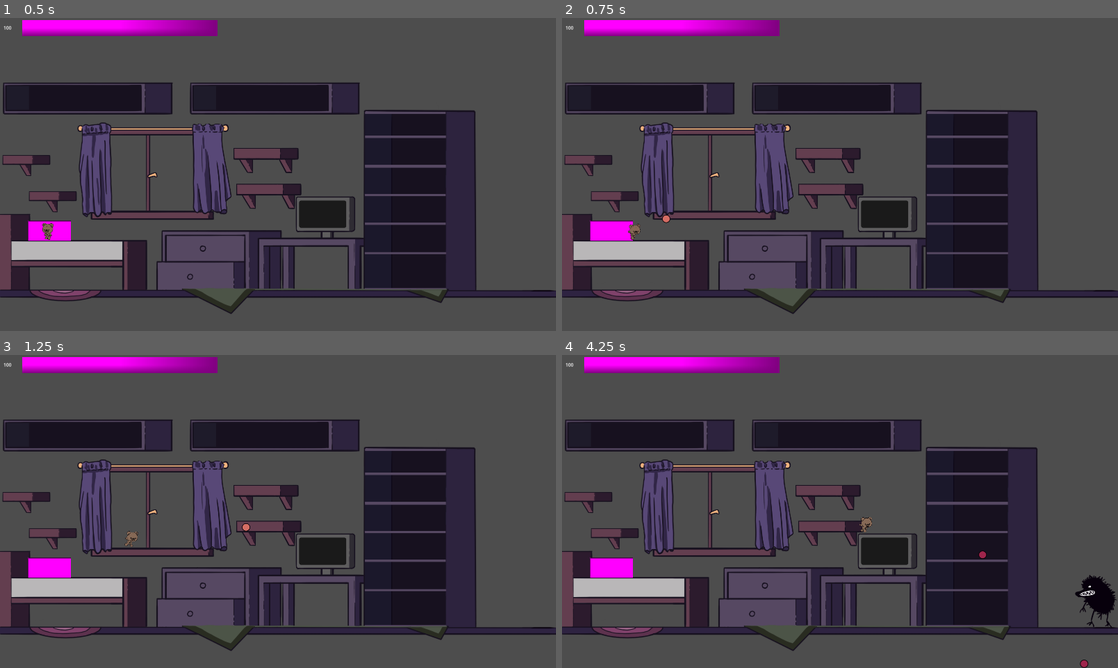
Above: before the commit, frames 1-4 (two rows, left to right).
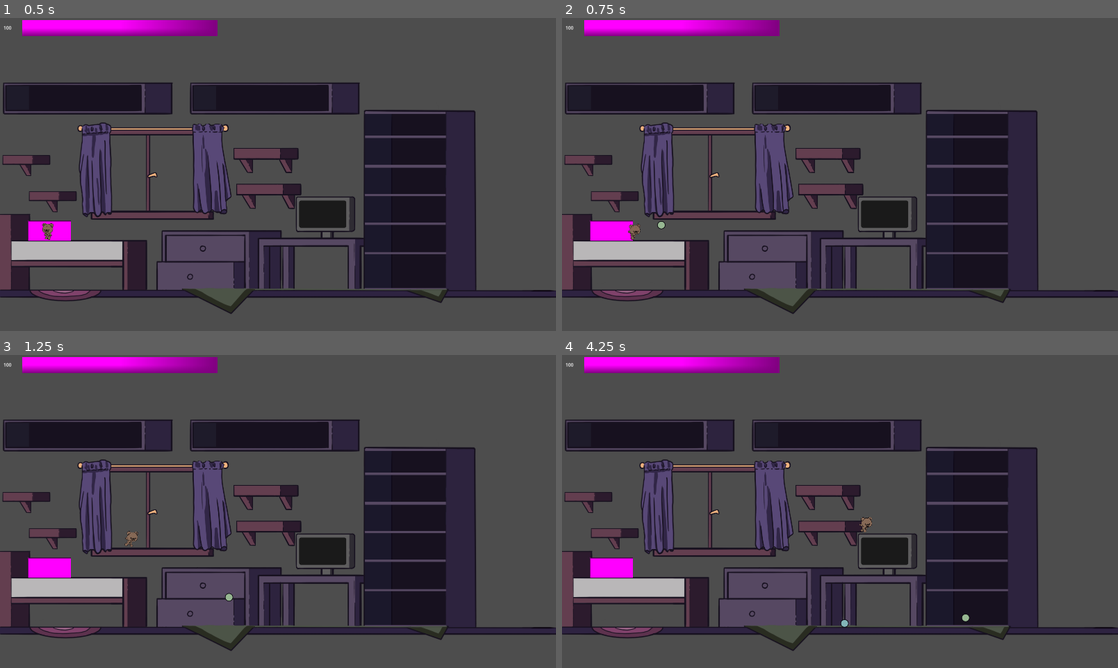
Above: after the commit, the same moments.

Repository: Karanval/CatStack
Game: Godot game, scene res://Scenes/TestScene/TestScene.tscn
The game is run twice, just before and just after one commit, with the same random seed, the same clock (stepped at 60 frames per second) and the same inputs.
Inputs (mouse positions are in pixels of both pictures, inside the frame that each line leads up to):
- Up to frame 1 (0.5 s): no input
- Up to frame 2 (0.75 s): tap Enter at 0.5 s; move the mouse to (962, 158) at 0.52 s; press the mouse at (962, 158) at 0.53 s; hold D (Right) from 0.53 s (still down)
- Up to frame 3 (1.25 s): keep holding D (Right); tap Space (Jump) at 0.77 s
- Up to frame 4 (4.25 s): move the mouse to (728, 527) at 1.27 s; release the mouse at (728, 527) at 1.28 s; click (728, 527) at 1.35 s; tap Space (Jump) at 1.52, 3.02, 3.77 s; move the mouse to (895, 442) at 2.02 s; release D (Right) at 2.03 s; press the mouse at (895, 442) at 2.03 s; hold A (Left) 2.03-2.78 s; move the mouse to (812, 574) at 2.77 s; release the mouse at (812, 574) at 2.78 s; hold D (Right) from 2.78 s (still down); click (812, 574) at 2.85 s; move the mouse to (1006, 558) at 3.52 s; press the mouse at (1006, 558) at 3.53 s

Frame 1 is identical in both runs. In frame 2, less than 0.1% of the frame differs, in the area x 17-20%, y 62-68%; in frame 3, less than 0.1%; in frame 4, 0.7%, in the area x 50-100%, y 62-100%.

Commit message:
Switch to balls with gravity

Diff:
--- /dev/null
+++ b/Scenes/Bullet/GravityBullet.gd
@@ -0,0 +1,35 @@
+extends RigidBody2D
+
+@export var DAMAGE: int
+@export var DIRECTION: Vector2
+@export var START_POSITION: Vector2
+@export var SPEED: int
+@export var LIFETIME_SECONDS := 5
+
+signal damage_inflicted
+
+var _velocity
+
+func _ready() -> void:
+	position = START_POSITION
+	_velocity = DIRECTION.normalized() * SPEED
+	apply_impulse(_velocity)
+	#linear_velocity = _velocity
+	contact_monitor = true
+	max_contacts_reported = 1
+	$DestroyTimer.start(LIFETIME_SECONDS)
+
+func _physics_process(delta: float) -> void:
+	move_and_collide(_velocity)
+
+# Bullet hits a monster
+func _on_body_entered(body: Node) -> void:
+	var monster := body as BaseMonster
+	if not monster:
+		return
+	set_collision_mask_value(3, false)
+	monster.take_damage(DAMAGE)
+	emit_signal("damage_inflicted", body, DAMAGE)
+
+func _on_destroy_timer_timeout() -> void:
+	call_deferred("queue_free")
--- /dev/null
+++ b/Scenes/Bullet/GravityBullet.tscn
@@ -0,0 +1,35 @@
+[gd_scene load_steps=6 format=3 uid="uid://dxt8she2o5wr8"]
+
+[ext_resource type="Script" uid="uid://blfshskb3wy1a" path="res://Scenes/Bullet/GravityBullet.gd" id="1_1beoe"]
+[ext_resource type="Texture2D" uid="uid://7tv5genny6ov" path="res://graphics/items/ball_gun_bullet.png" id="2_fsfbb"]
+[ext_resource type="Script" path="res://Scenes/Bullet/ColorRandomizer.gd" id="3_53m0d"]
+
+[sub_resource type="PhysicsMaterial" id="PhysicsMaterial_1beoe"]
+friction = 0.0
+bounce = 0.1
+
+[sub_resource type="CircleShape2D" id="CircleShape2D_6dsri"]
+radius = 15.0
+
+[node name="GravityBullet" type="RigidBody2D"]
+collision_layer = 16
+collision_mask = 21
+mass = 0.1
+physics_material_override = SubResource("PhysicsMaterial_1beoe")
+script = ExtResource("1_1beoe")
+DAMAGE = 25
+SPEED = 15
+
+[node name="Sprite2D" type="Sprite2D" parent="."]
+scale = Vector2(0.5, 0.5)
+texture = ExtResource("2_fsfbb")
+script = ExtResource("3_53m0d")
+colors = Array[Color]([Color(0.835294, 0.427451, 0.392157, 1), Color(0.509804, 0.709804, 0.721569, 1), Color(0.996078, 0.588235, 0.733333, 1), Color(0.623529, 0.145098, 0.298039, 1), Color(0.592157, 0.717647, 0.572549, 1)])
+
+[node name="CollisionShape2D" type="CollisionShape2D" parent="."]
+shape = SubResource("CircleShape2D_6dsri")
+
+[node name="DestroyTimer" type="Timer" parent="."]
+
+[connection signal="body_entered" from="." to="." method="_on_body_entered"]
+[connection signal="timeout" from="DestroyTimer" to="." method="_on_destroy_timer_timeout"]
--- a/Scenes/Monsters/BaseMonster.gd
+++ b/Scenes/Monsters/BaseMonster.gd
@@ -18,6 +18,10 @@
 
 var state := MonsterState.MOVING
 
+func _ready() -> void:
+	contact_monitor = true
+	max_contacts_reported = 1
+
 func take_damage(damage: int):
 	health -= damage
 	if health <= 0:
--- a/Scenes/Room.tscn
+++ b/Scenes/Room.tscn
@@ -25,6 +25,9 @@
 [sub_resource type="RectangleShape2D" id="RectangleShape2D_0sh5y"]
 size = Vector2(207, 8)
 
+[sub_resource type="PhysicsMaterial" id="PhysicsMaterial_7gm67"]
+friction = 0.0
+
 [sub_resource type="RectangleShape2D" id="RectangleShape2D_xebr5"]
 size = Vector2(2630, 27)
 
@@ -147,7 +150,8 @@
 
 [node name="Floor" type="StaticBody2D" parent="Collisions"]
 position = Vector2(804, 948)
-collision_mask = 2
+collision_mask = 18
+physics_material_override = SubResource("PhysicsMaterial_7gm67")
 metadata/_edit_group_ = true
 
 [node name="CollisionShape2D" type="CollisionShape2D" parent="Collisions/Floor"]
--- a/player/PlayerInput.gd
+++ b/player/PlayerInput.gd
@@ -10,7 +10,7 @@
 @onready var jump_gravity: float = (-2 * jump_height) / (jump_time_to_peak * jump_time_to_peak) * -1
 @onready var fall_gravity: float = (-2 * jump_height) / (jump_time_to_descent* jump_time_to_descent) * -1
 
-var bullet_scene: PackedScene = preload("res://Scenes/Bullet/Bullet.tscn")
+var bullet_scene: PackedScene = preload("res://Scenes/Bullet/GravityBullet.tscn")
 
 @export var extra_jump_count: int = 1 # How many extra jumps the player is allowed after jumping from a surface (1 is double jump)
 
Not shown, added: Scenes/Bullet/GravityBullet.gd.uid
Not shown: 1 places in Scenes/Room.tscn that only renumber resources
